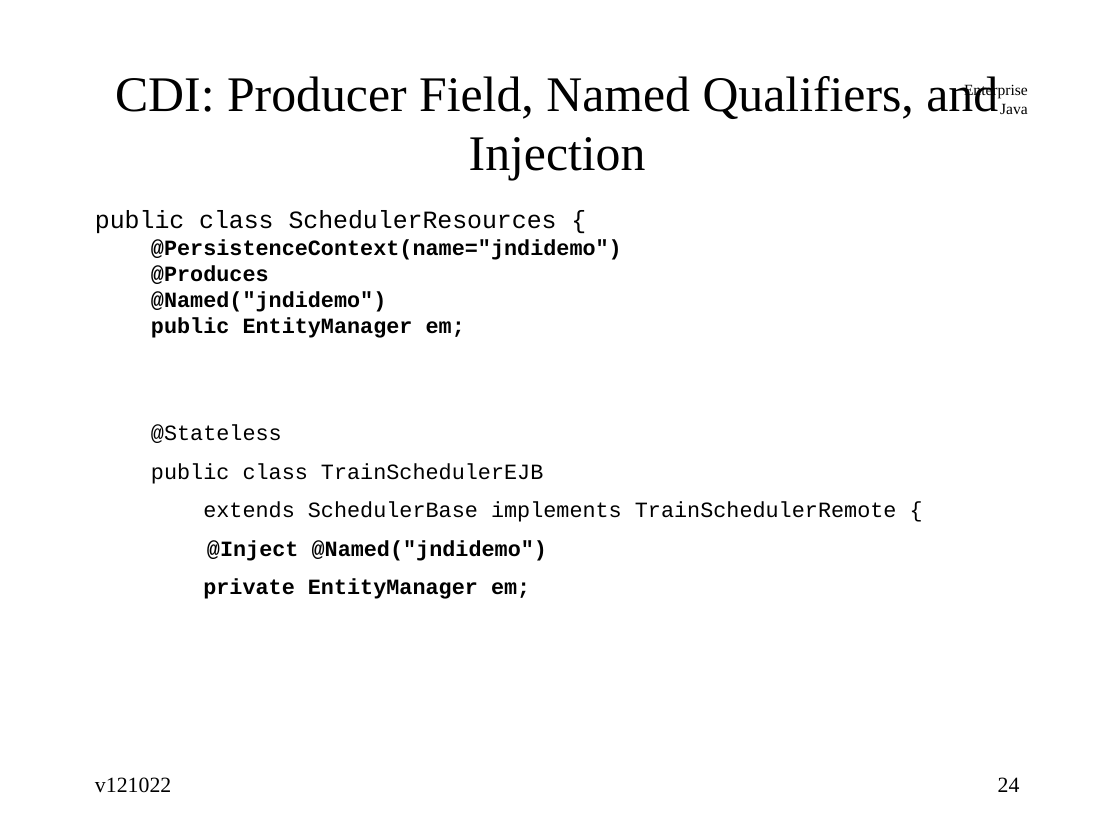
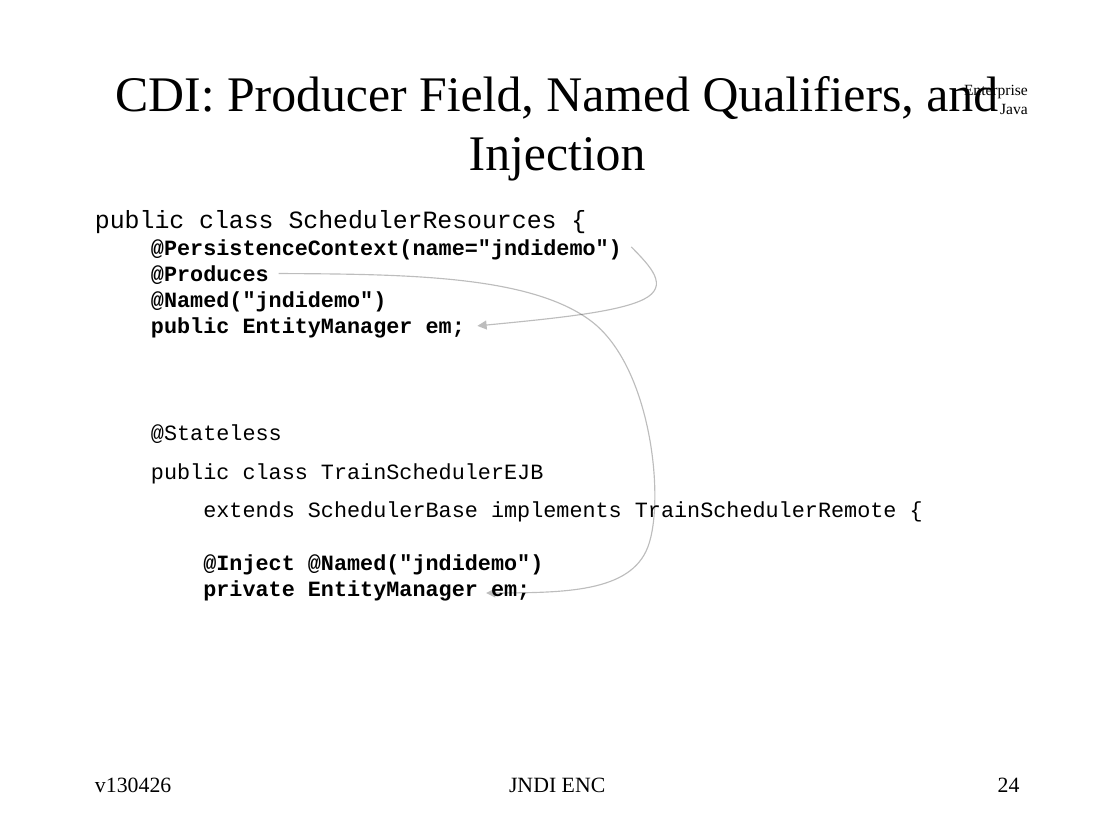
Before and after one commit to jcstaff/ejava-javaee, a slide deck: slide 24 of jndiDemo/src/site/resources/lectures/jndiENC.ppt. Drawn at 1120x840 pixels with LibreOffice and Linux fonts; fonts in the diff are those of the drawing. Boxes give left, top, right and bottom in pixels: in the first picture for what was removed or moved away, otherwise in the second. Text is boxed around its words. In the diff, an @@ line names an element or a change of style, - is before the commit and + after.

```diff
--- a/jndiDemo/src/site/resources/lectures/jndiENC.ppt
+++ b/jndiDemo/src/site/resources/lectures/jndiENC.ppt
@@ freeform shape added at box(477, 246, 656, 326), outline #000000 0.74 pt @@
@@ freeform shape added at box(279, 273, 655, 592), outline #000000 0.74 pt @@
@@ text at box(203, 554, 543, 601): less space between paragraphs @@
@@ text at box(95, 777, 171, 793): text changed @@
-v121022
+v130426
@@ text added at box(509, 777, 606, 793), 14 pt, text #000000 @@
+JNDI ENC
```
Also in this commit, not shown: 43 other slides changed, 1 slide added.
